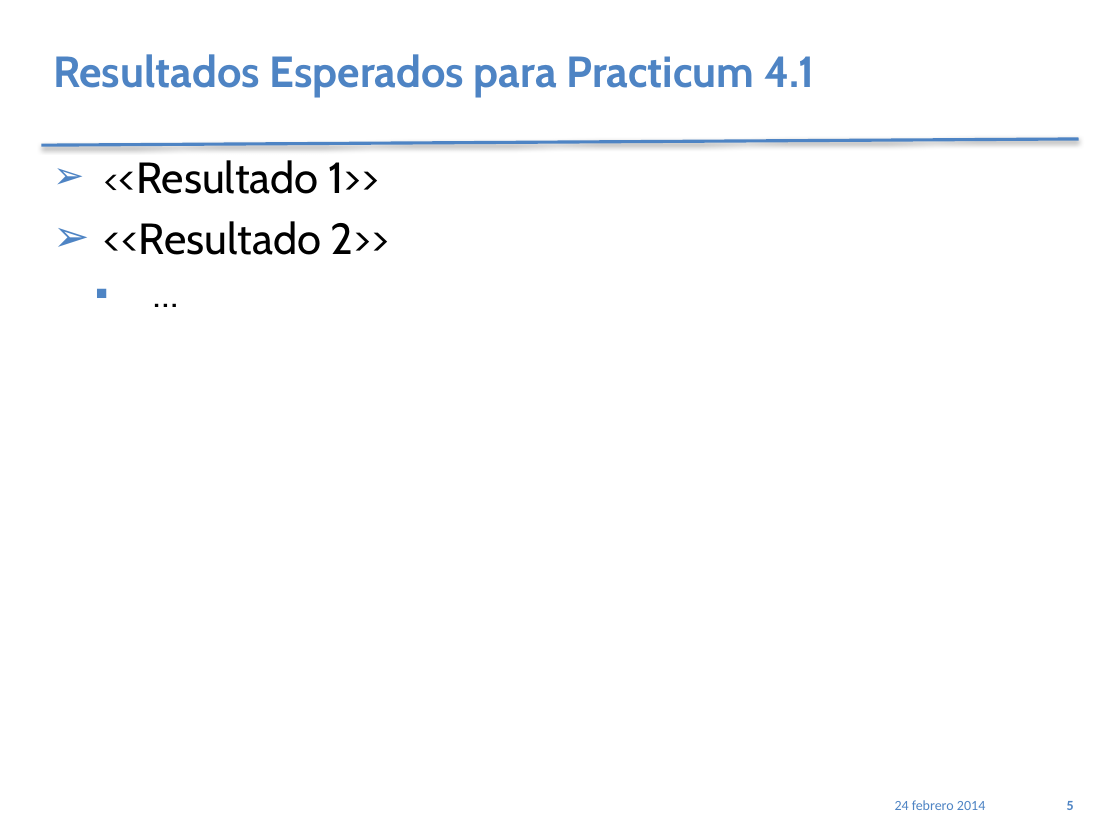
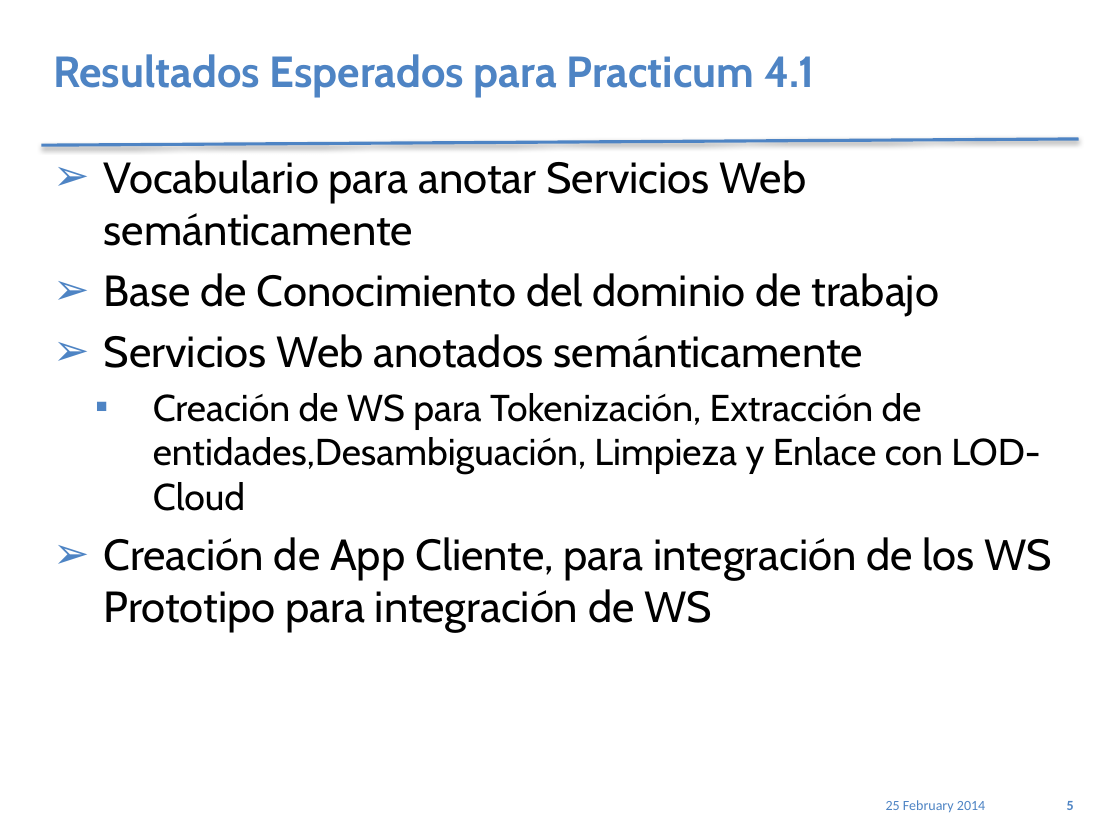
Before and after one commit to jholoc/proyectoScrapy, a slide deck: slide 5 of PlantillaPresetnacionPracticum_4.1.pptx. Drawn at 1120x840 pixels with LibreOffice and Linux fonts; fonts in the diff are those of the drawing. Boxes give left, top, right and bottom in pixels: in the first picture for what was removed or moved away, otherwise in the second. Text is boxed around its words. In the diff, an @@ line names an element or a change of style, - is before the commit and + after.

```diff
--- a/PlantillaPresetnacionPracticum_4.1.pptx
+++ b/PlantillaPresetnacionPracticum_4.1.pptx
@@ text at [104, 160, 1053, 633]: text changed @@
-  ➢ <<Resultado 1>>
-  ➢ <<Resultado 2>>
-  ▪ …
+➢ Vocabulario para anotar Servicios Web semánticamente
+➢ Base de Conocimiento del dominio de trabajo
+➢ Servicios Web anotados semánticamente
+  ▪ Creación de WS para Tokenización, Extracción de entidades,Desambiguación, Limpieza y Enlace con LOD-Cloud
+➢ Creación de App Cliente, para integración de los WS Prototipo para integración de WS
@@ text at [886, 800, 985, 812]: text changed @@
-24 febrero 2014
+25 February 2014
```
Also in this commit, not shown: 6 other slides changed, 1 slide added, 4 slides removed, 1 other file.
